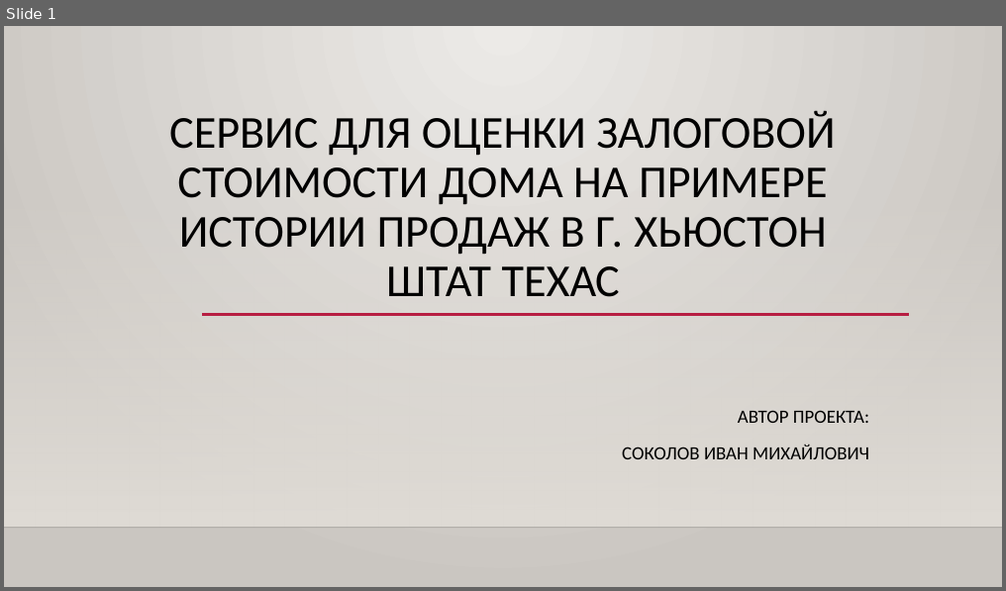
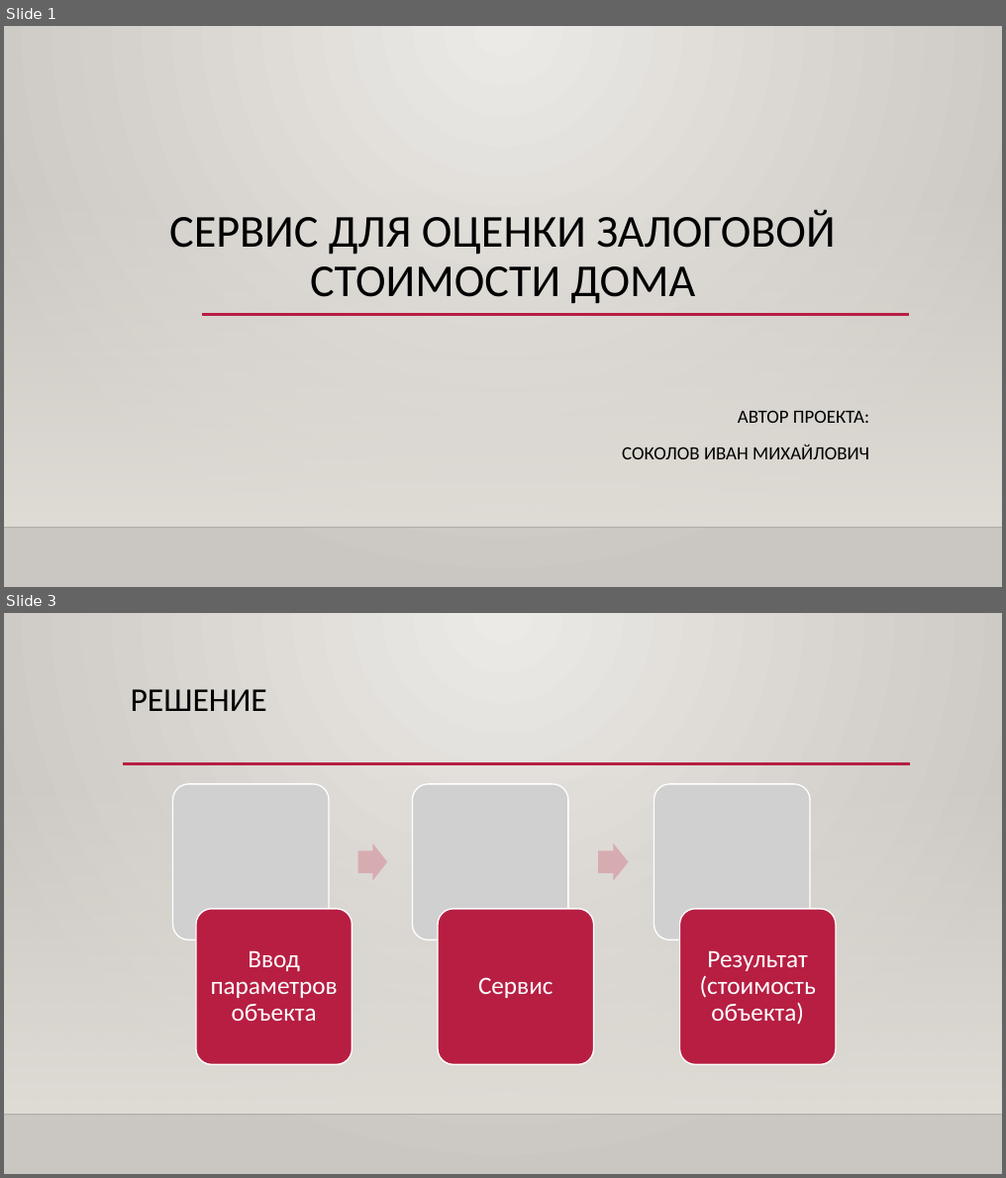
Before and after one commit to Sokolov-IM/sim-repo, a slide deck: Дипломный проект/Sokolov_presentation.pptx. Shown one above the other, each under a label of ours: slide 1 before the commit, slides 1 and 3 after it; the slides between them are not shown. The pictures are 1006x591 and 1006x1178 pixels, drawn with LibreOffice and Linux fonts; fonts in the diff are those of the drawing; grey boxes stand for pictures; background and template pictures are left out. Boxes give left, top, right and bottom in pixels: in the first picture for what was removed or moved away, otherwise in the second. Text is boxed around its words. In the diff, an @@ line names an element or a change of style, - is before the commit and + after.

```diff
--- a/Дипломный проект/Sokolov_presentation.pptx
+++ b/Дипломный проект/Sokolov_presentation.pptx
@@ slide 3 added at bbox=[4, 613, 1002, 1174], background gradient #ECEAE7 to #CAC7C1; not listed: 2 template elements that a slide beside it also shows @@
@@ title added at bbox=[131, 689, 267, 711], 32 pt, text #000000 @@
+РЕШЕНИЕ
@@ line added from (123, 764) to (910, 764), #B71E42 2.5 pt @@
@@ group added at bbox=[173, 784, 836, 1064]: 3 pictures, 3 rounded rectangles, 3 texts, 2 right arrows @@
+Ввод параметров объекта
+Сервис
+Результат (стоимость объекта)
@@ slide 1 changed as well @@
@@ title at bbox=[169, 209, 835, 304]: text changed @@
-СЕРВИС ДЛЯ ОЦЕНКИ ЗАЛОГОВОЙ СТОИМОСТИ ДОМА НА ПРИМЕРЕ ИСТОРИИ ПРОДАЖ В Г. ХЬЮСТОН ШТАТ ТЕХАС
+СЕРВИС ДЛЯ ОЦЕНКИ ЗАЛОГОВОЙ СТОИМОСТИ ДОМА
```
Also in this commit, not shown: 6 other slides added, 8 slides removed.
